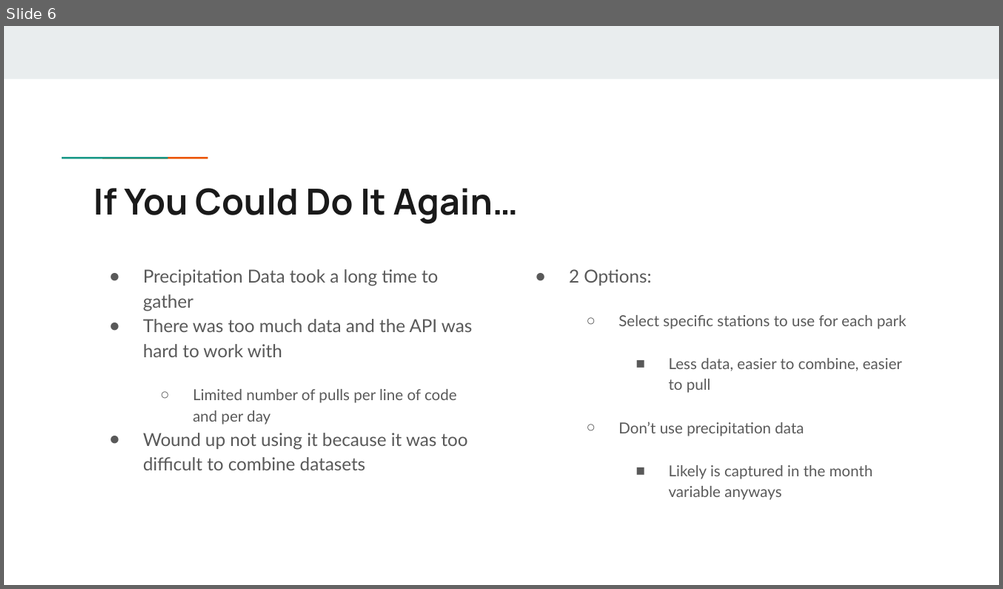
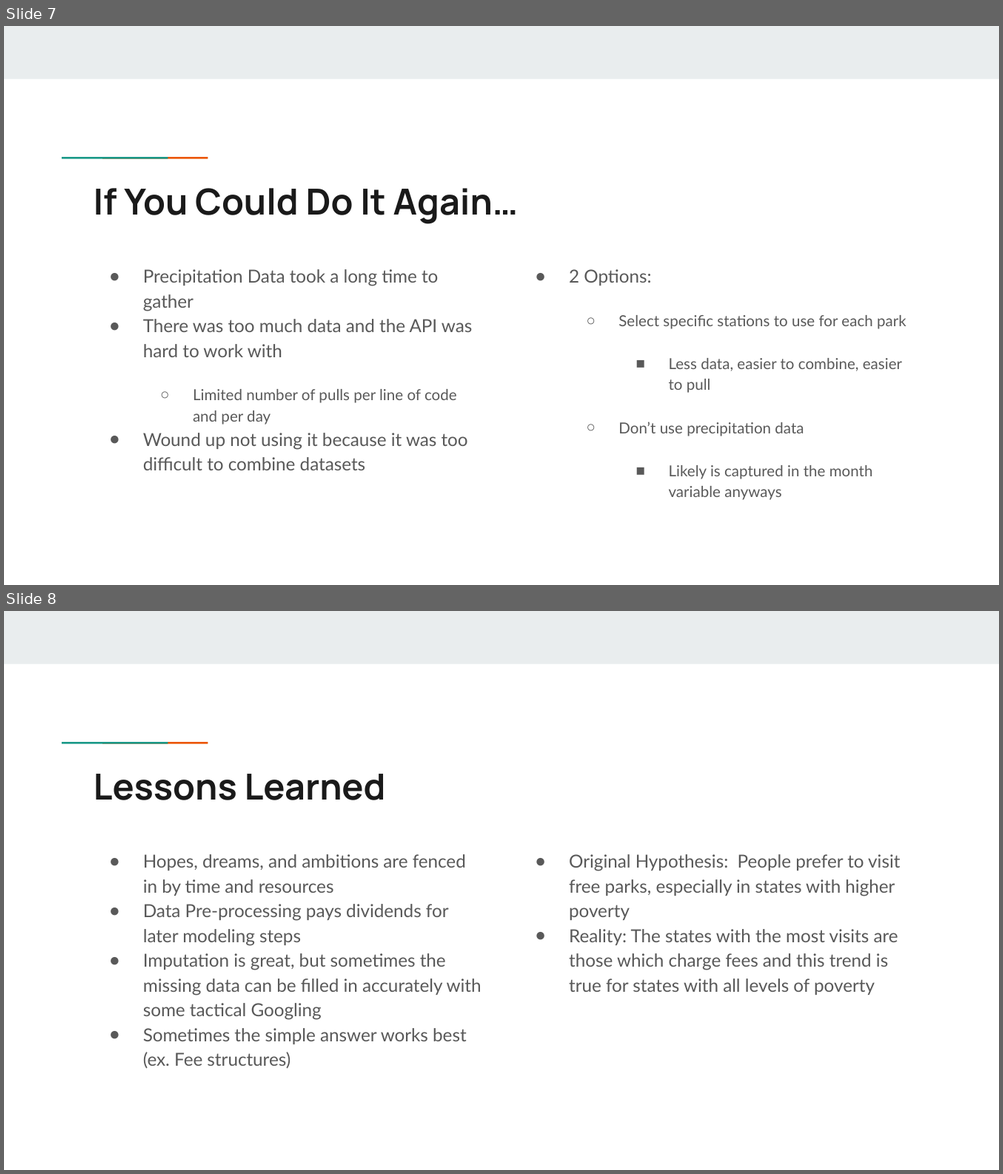
Before and after one commit to JViehman/NationalParks, a slide deck: Presentations/Presentation04.pptx. Shown one above the other, each under a label of ours: slide 6 before the commit, slides 7 and 8 after it. The pictures are 1003x589 and 1003x1174 pixels, drawn with LibreOffice and Linux fonts; fonts in the diff are those of the drawing. Boxes give left, top, right and bottom in pixels: in the first picture for what was removed or moved away, otherwise in the second. Text is boxed around its words. In the diff, an @@ line names an element or a change of style, - is before the commit and + after.

```diff
--- a/Presentations/Presentation04.pptx
+++ b/Presentations/Presentation04.pptx
@@ slide 8 added at box(4, 611, 999, 1170), background #FFFFFF; not listed: 3 template elements that a slide beside it also shows @@
@@ title added at box(94, 774, 386, 800), 26 pt, text #1A1A1A, bold @@
+Lessons Learned
@@ text added at box(143, 854, 481, 1069), 13 pt, text #595959 @@
+● Hopes, dreams, and ambitions are fenced in by time and resources
+● Data Pre-processing pays dividends for later modeling steps
+● Imputation is great, but sometimes the missing data can be filled in accurately with some tactical Googling
+● Sometimes the simple answer works best (ex. Fee structures)
@@ text added at box(569, 854, 899, 995), 13 pt, text #595959 @@
+● Original Hypothesis: People prefer to visit free parks, especially in states with higher poverty
+● Reality: The states with the most visits are those which charge fees and this trend is true for states with all levels of poverty
@@ what was slide 6 is now slide 7 @@
```
Also in this commit, not shown: 2 slides changed, 1 other slide added, 6 other files.
